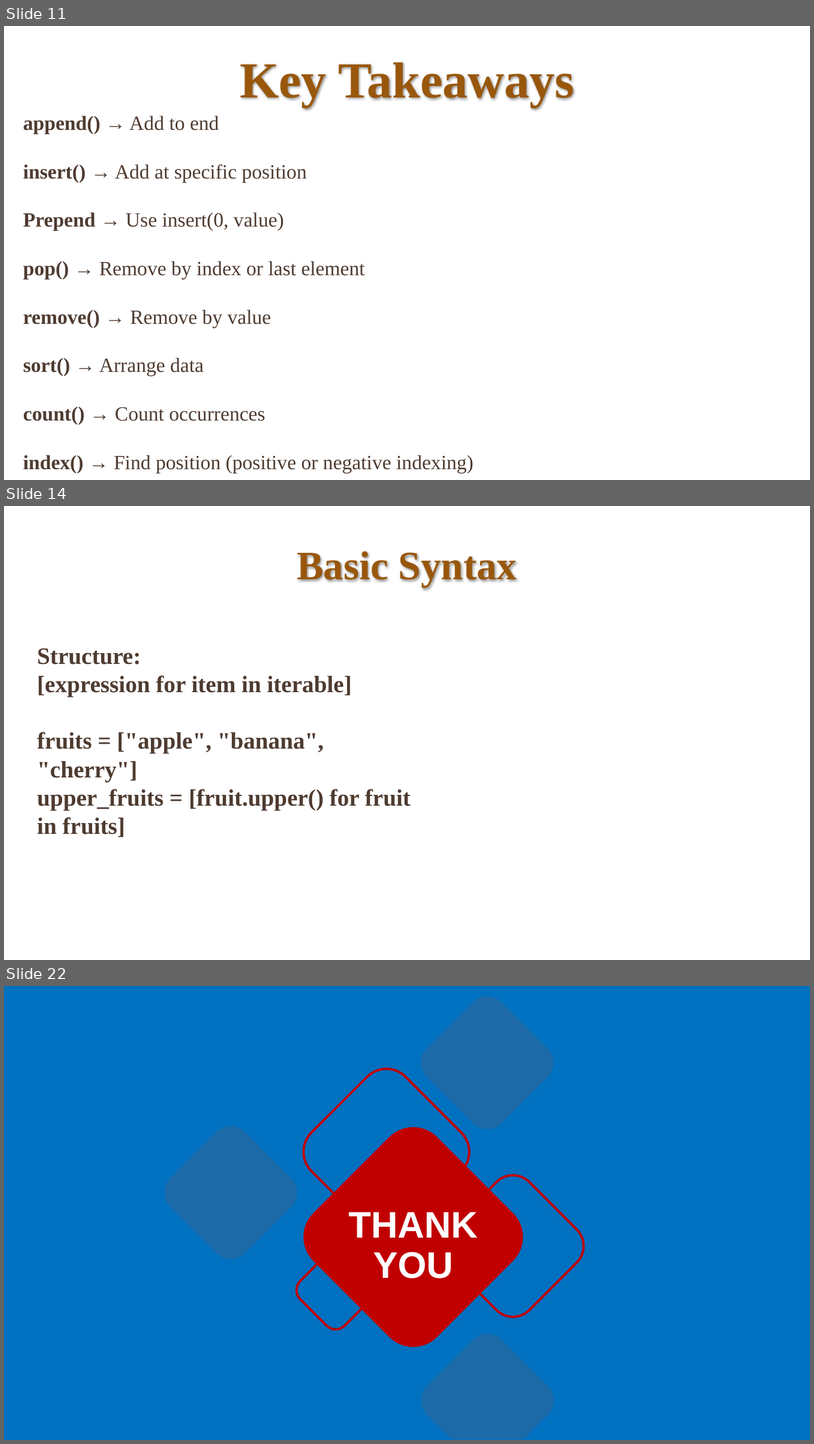
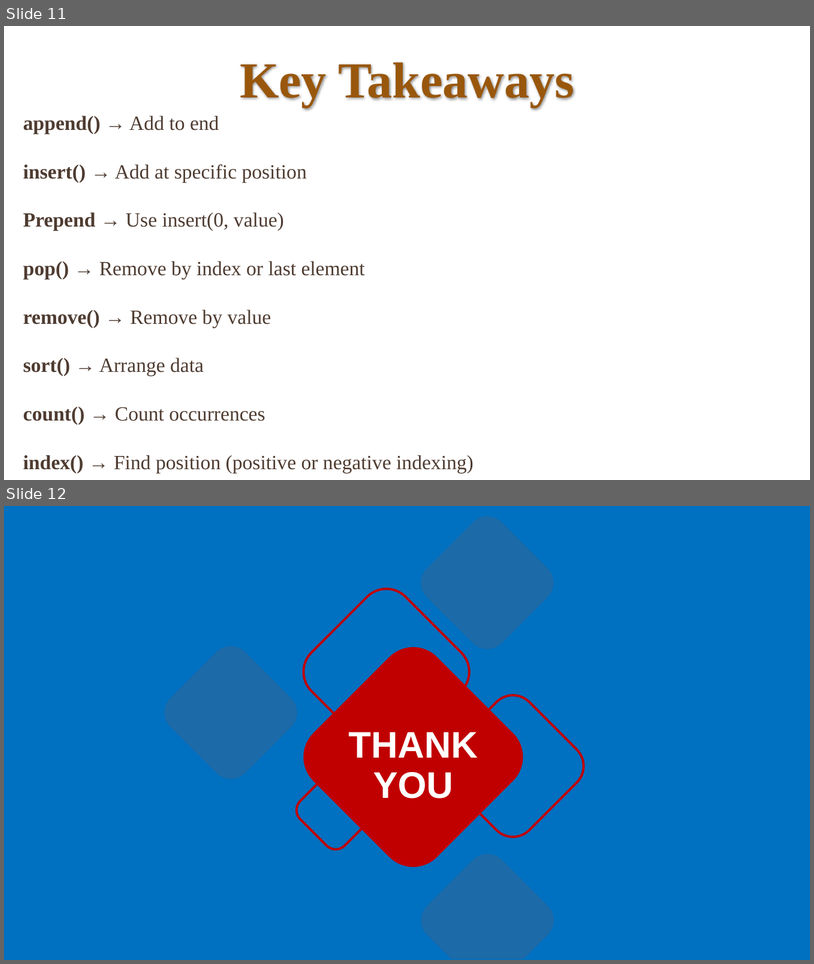
Before and after one commit to bahadurCorvit/Advance_Python, a slide deck: lectures/Lec11.pptx. Shown one above the other, each under a label of ours: slides 11, 14 and 22 before the commit, slides 11 and 12 after it; the slides between them are not shown. The pictures are 814x1444 and 814x964 pixels, drawn with LibreOffice and Linux fonts; fonts in the diff are those of the drawing. Boxes give left, top, right and bottom in pixels: in the first picture for what was removed or moved away, otherwise in the second. Text is boxed around its words. In the diff, an @@ line names an element or a change of style, - is before the commit and + after.

```diff
--- a/lectures/Lec11.pptx
+++ b/lectures/Lec11.pptx
@@ slide 14 removed at bbox=[4, 506, 810, 960], background #FFFFFF @@
@@ title removed at bbox=[297, 551, 518, 587] @@
-Basic Syntax
@@ text removed at bbox=[37, 648, 411, 837] @@
-Structure:
-[expression for item in iterable]
-fruits = ["apple", "banana", "cherry"]
-upper_fruits = [fruit.upper() for fruit in fruits]
@@ what was slide 22 is now slide 12 @@
```
Also in this commit, not shown: 9 other slides removed, 2 other files.
